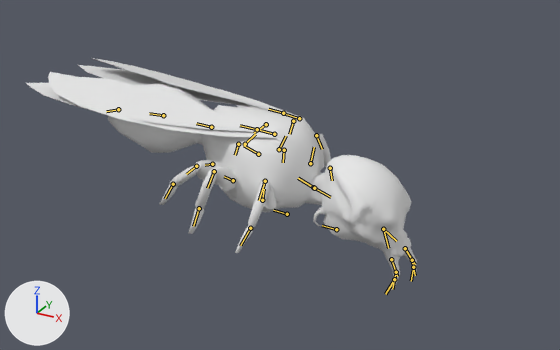
The Blender file assets-src/rooms/tavern/creature-clips/CaveHornet.blend: old version first, new version second.
Camera for both pictures: a camera (50 mm lens) standing at (0.31, -0.559, 0.605) and looking at (0.004, -0.002, 0.326). Every picture has the same lights, and +X, +Y and +Z are marked at lower left. The first picture is the older version. Both versions are drawn at frame 24 of the action 'SitDrink'; the numbers are the values there. The bones that change, and the others that lie on the model, are drawn over the model as lines.

The first picture shows 'CaveHornet'.
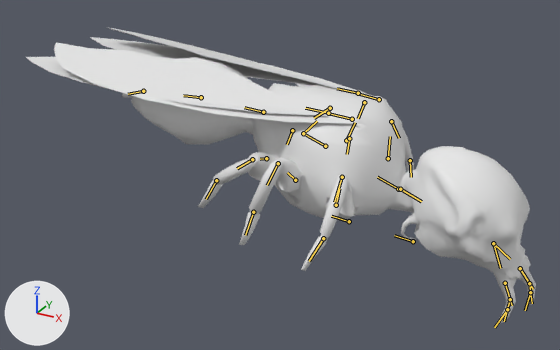
What differs and where, as boxes (x1, y1, x2, y2) in the pictures (560 x 350 px):
```json
{"object": "CaveHornet", "change": "posed", "before": [26, 58, 417, 290], "after": [26, 27, 536, 323], "on screen": "30% wider, 27% taller"}
{"bone": "Body", "before": "(313, 187) to (298, 178)", "after": "(398, 189) to (377, 177)"}
{"bone": "Leg1up_R", "before": "(262, 200) to (264, 189)", "after": "(336, 205) to (339, 188)"}
{"bone": "Leg1mid_R", "before": "(265, 181) to (259, 200)", "after": "(342, 177) to (334, 202)"}
{"bone": "Leg1low_R", "before": "(250, 228) to (240, 245)", "after": "(323, 238) to (309, 261)"}
{"bone": "Leg2up_R", "before": "(233, 180) to (224, 176)", "after": "(295, 180) to (287, 172)"}
{"bone": "Leg2mid_R", "before": "(214, 171) to (207, 188)", "after": "(278, 163) to (267, 185)"}
{"bone": "Leg3up_R", "before": "(212, 164) to (205, 165)", "after": "(266, 158) to (260, 159)"}
{"bone": "Leg3mid_R", "before": "(196, 166) to (186, 174)", "after": "(252, 159) to (237, 168)"}
{"bone": "Leg1up_L", "before": "(310, 163) to (314, 147)", "after": "(388, 158) to (390, 136)"}
{"bone": "Leg1mid_L", "before": "(316, 135) to (322, 149)", "after": "(391, 121) to (399, 138)"}
{"bone": "Leg1low_L", "before": "(330, 168) to (332, 180)", "after": "(410, 160) to (411, 177)"}
{"bone": "Leg2up_L", "before": "(279, 149) to (286, 136)", "after": "(346, 140) to (355, 122)"}
{"bone": "Leg2mid_L", "before": "(293, 121) to (289, 134)", "after": "(364, 102) to (358, 118)"}
{"bone": "Leg3up_L", "before": "(245, 144) to (255, 134)", "after": "(303, 133) to (317, 121)"}
{"bone": "Leg3mid_L", "before": "(266, 124) to (254, 133)", "after": "(330, 108) to (314, 118)"}
{"bone": "Body2", "before": "(258, 154) to (243, 145)", "after": "(325, 146) to (306, 135)"}
{"bone": "Head", "before": "(314, 188) to (330, 197)", "after": "(400, 189) to (421, 201)"}
```

The change, as JSON lines over the scene's bpy script:
```json
{"block": "bone_body", "where": "bone_body = bpy.data.objects['CaveHornet_Rig'].pose.bones['Body']"}
{"op": "set", "path": "bone_body.location", "old": "(-0.0361, 0.1241, -0.1987)", "new": "(-0.1146, 0.1269, -0.2146)"}
{"op": "set", "path": "bone_body.scale", "old": "(0.82, 0.82, 0.82)", "new": "(1.0, 1.0, 1.0)"}
{"block": "bone_leg1up_r", "where": "bone_leg1up_r = bpy.data.objects['CaveHornet_Rig'].pose.bones['Leg1up_R']  # child of 'Body'"}
{"op": "set", "path": "bone_leg1up_r.rotation_quaternion", "old": "(0.617, 0.485, 0.072, -0.616)", "new": "(0.58, 0.47, 0.068, -0.663)", "note": "degrees (44, 43, -72) -> degrees (40, 45, -81)"}
{"block": "bone_leg1mid_r", "where": "bone_leg1mid_r = bpy.data.objects['CaveHornet_Rig'].pose.bones['Leg1mid_R']  # child of 'Leg1up_R'"}
{"op": "set", "path": "bone_leg1mid_r.rotation_quaternion", "old": "(0.713, 0.027, -0.218, 0.666)", "new": "(0.705, 0.061, -0.222, 0.671)", "note": "degrees (-16, -20, 89) -> degrees (-13, -23, 90)"}
{"block": "bone_leg1low_r", "where": "bone_leg1low_r = bpy.data.objects['CaveHornet_Rig'].pose.bones['Leg1low_R']  # child of 'Leg1mid_R'"}
{"op": "set", "path": "bone_leg1low_r.rotation_quaternion", "old": "(0.99, -0.103, -0.004, 0.093)", "new": "(0.983, -0.123, -0.008, 0.135)", "note": "degrees (-12, 1, 11) -> degrees (-14, 1, 15)"}
{"block": "bone_leg2up_r", "where": "bone_leg2up_r = bpy.data.objects['CaveHornet_Rig'].pose.bones['Leg2up_R']  # child of 'Body'"}
{"op": "set", "path": "bone_leg2up_r.rotation_quaternion", "old": "(0.803, -0.284, -0.022, -0.524)", "new": "(0.774, -0.299, -0.026, -0.558)", "note": "degrees (-27, -19, -61) -> degrees (-28, -22, -66)"}
{"block": "bone_leg2mid_r", "where": "bone_leg2mid_r = bpy.data.objects['CaveHornet_Rig'].pose.bones['Leg2mid_R']  # child of 'Leg2up_R'"}
{"op": "set", "path": "bone_leg2mid_r.rotation_quaternion", "old": "(0.788, 0.306, -0.012, 0.534)", "new": "(0.775, 0.31, -0.013, 0.55)", "note": "degrees (30, -20, 63) -> degrees (30, -21, 65)"}
{"block": "bone_leg3up_r", "where": "bone_leg3up_r = bpy.data.objects['CaveHornet_Rig'].pose.bones['Leg3up_R']  # child of 'Body'"}
{"op": "set", "path": "bone_leg3up_r.rotation_quaternion", "old": "(0.815, -0.237, -0.085, -0.521)", "new": "(0.794, -0.241, -0.1, -0.55)", "note": "degrees (-19, -23, -61) -> degrees (-18, -25, -65)"}
{"block": "bone_leg3mid_r", "where": "bone_leg3mid_r = bpy.data.objects['CaveHornet_Rig'].pose.bones['Leg3mid_R']  # child of 'Leg3up_R'"}
{"op": "set", "path": "bone_leg3mid_r.rotation_quaternion", "old": "(0.749, 0.223, -0.042, 0.623)", "new": "(0.733, 0.212, -0.047, 0.645)", "note": "degrees (17, -20, 76) -> degrees (15, -20, 80)"}
{"block": "bone_leg1up_l", "where": "bone_leg1up_l = bpy.data.objects['CaveHornet_Rig'].pose.bones['Leg1up_L']  # child of 'Body'"}
{"op": "set", "path": "bone_leg1up_l.rotation_quaternion", "old": "(0.68, -0.1, -0.059, 0.724)", "new": "(0.639, -0.13, -0.074, 0.755)", "note": "degrees (-13, 4, 93) -> degrees (-16, 6, 99)"}
{"block": "bone_leg1mid_l", "where": "bone_leg1mid_l = bpy.data.objects['CaveHornet_Rig'].pose.bones['Leg1mid_L']  # child of 'Leg1up_L'"}
{"op": "set", "path": "bone_leg1mid_l.rotation_quaternion", "old": "(0.728, -0.097, -0.006, -0.679)", "new": "(0.712, -0.072, -0.005, -0.698)", "note": "degrees (-8, -8, -85) -> degrees (-6, -6, -89)"}
{"block": "bone_leg1low_l", "where": "bone_leg1low_l = bpy.data.objects['CaveHornet_Rig'].pose.bones['Leg1low_L']  # child of 'Leg1mid_L'"}
{"op": "set", "path": "bone_leg1low_l.rotation_quaternion", "old": "(0.99, -0.134, 0.004, -0.037)", "new": "(0.983, -0.171, 0.008, -0.065)", "note": "degrees (-15, 0, -4) -> degrees (-20, 0, -8)"}
{"block": "bone_leg2up_l", "where": "bone_leg2up_l = bpy.data.objects['CaveHornet_Rig'].pose.bones['Leg2up_L']  # child of 'Body'"}
{"op": "set", "path": "bone_leg2up_l.rotation_quaternion", "old": "(0.803, -0.017, 0.022, 0.595)", "new": "(0.774, -0.015, 0.026, 0.632)", "note": "degrees (0, 3, 73) -> degrees (1, 3, 79)"}
{"block": "bone_leg2mid_l", "where": "bone_leg2mid_l = bpy.data.objects['CaveHornet_Rig'].pose.bones['Leg2mid_L']  # child of 'Leg2up_L'"}
{"op": "set", "path": "bone_leg2mid_l.rotation_quaternion", "old": "(0.788, -0.166, 0.012, -0.593)", "new": "(0.775, -0.175, 0.013, -0.607)", "note": "degrees (-16, -10, -72) -> degrees (-17, -11, -74)"}
{"block": "bone_leg3up_l", "where": "bone_leg3up_l = bpy.data.objects['CaveHornet_Rig'].pose.bones['Leg3up_L']  # child of 'Body'"}
{"op": "set", "path": "bone_leg3up_l.rotation_quaternion", "old": "(0.815, 0.095, 0.085, 0.565)", "new": "(0.794, 0.108, 0.1, 0.59)", "note": "degrees (15, 2, 70) -> degrees (17, 2, 74)"}
{"block": "bone_leg3mid_l", "where": "bone_leg3mid_l = bpy.data.objects['CaveHornet_Rig'].pose.bones['Leg3mid_L']  # child of 'Leg3up_L'"}
{"op": "set", "path": "bone_leg3mid_l.rotation_quaternion", "old": "(0.749, -0.353, 0.042, -0.56)", "new": "(0.733, -0.377, 0.047, -0.565)", "note": "degrees (-38, -19, -67) -> degrees (-40, -21, -67)"}
{"block": "bone_body2", "where": "bone_body2 = bpy.data.objects['CaveHornet_Rig'].pose.bones['Body2']  # child of 'Body'"}
{"op": "set", "path": "bone_body2.scale", "old": "(1.0, 1.0, 1.0)", "new": "(0.99, 0.99, 0.99)"}
{"block": "bone_head", "where": "bone_head = bpy.data.objects['CaveHornet_Rig'].pose.bones['Head']"}
{"op": "set", "path": "bone_head.location", "old": "(-0.0375, -0.1174, 0.2034)", "new": "(-0.1163, -0.1195, 0.2195)"}
{"op": "set", "path": "bone_head.scale", "old": "(0.82, 0.82, 0.82)", "new": "(1.0, 1.0, 1.0)"}
```
